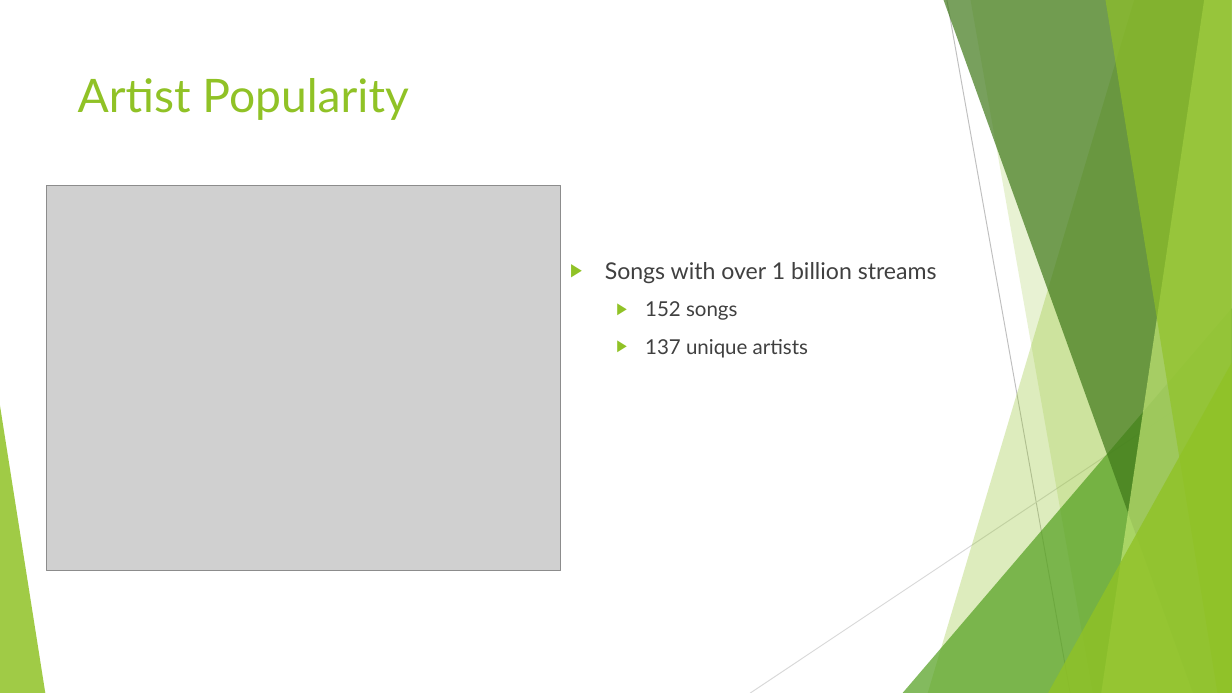
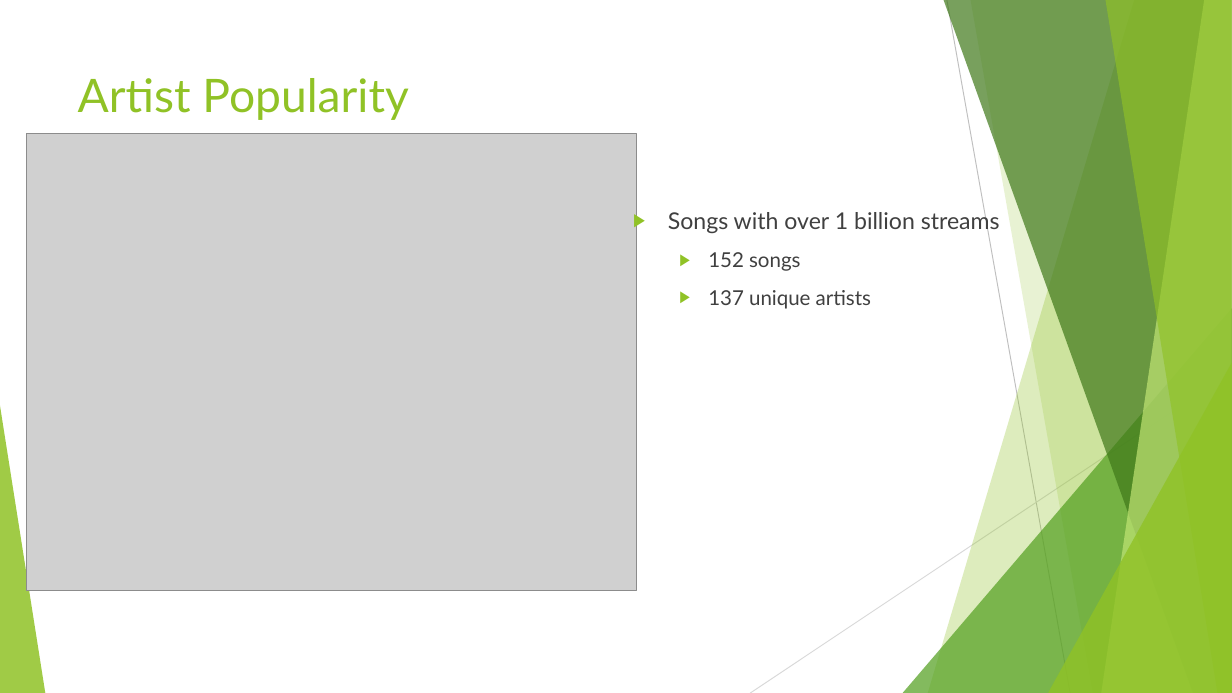
Before and after one commit to d6kramer/project-1-group-08, a slide deck: slide 3 of Presentation1.pptx. Drawn at 1232x693 pixels with LibreOffice and Linux fonts; fonts in the diff are those of the drawing; grey boxes stand for pictures. Boxes give left, top, right and bottom in pixels: in the first picture for what was removed or moved away, otherwise in the second. Text is boxed around its words. In the diff, an @@ line names an element or a change of style, - is before the commit and + after.

```diff
--- a/Presentation1.pptx
+++ b/Presentation1.pptx
@@ picture: place and size @@
-picture at (46,185,561,571)
+picture at (26,133,636,591)
@@ text "Songs with over 1 billion ..." rewrapped from (605,262,937,358) to (668,209,1000,309) @@
```
Also in this commit, not shown: 5 other slides changed, 1 other file.
